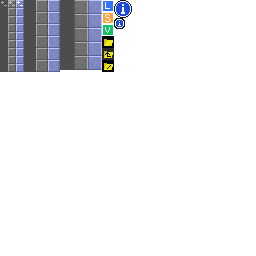
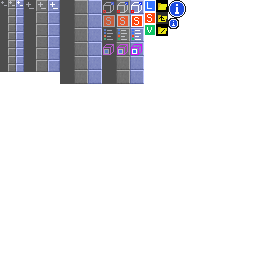
Layers edited between the first and the second 256 × 256 image:
painted on "Icons" over [26, 0, 186, 55]
painted on "Background" over [60, 0, 132, 84]
painted on "Mockup" over [102, 0, 168, 84]
